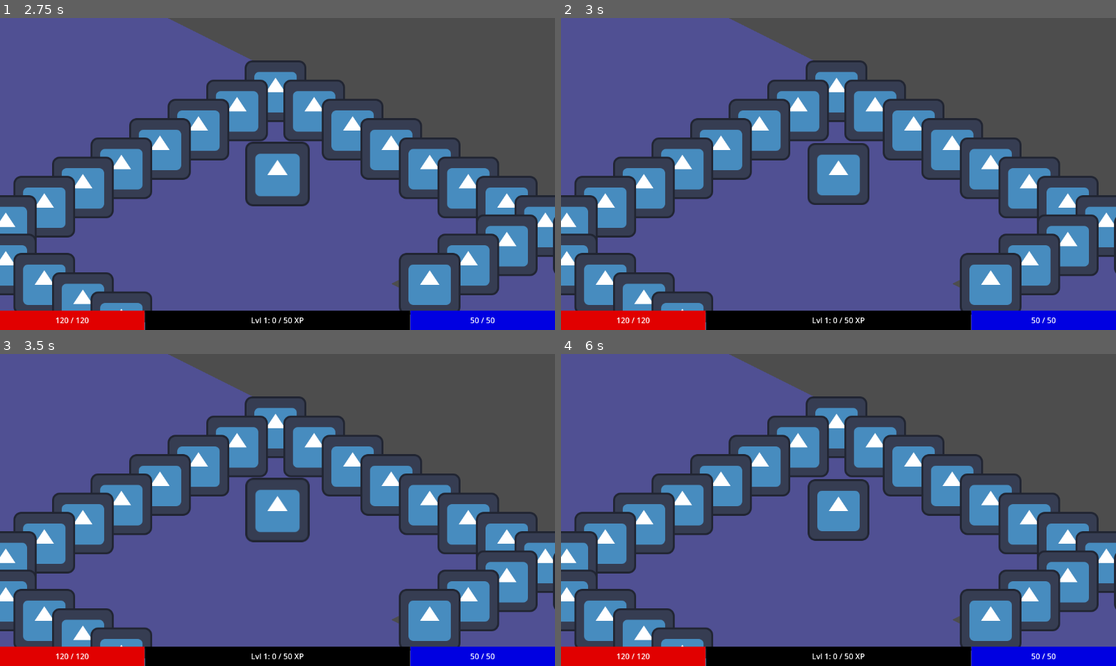
Above: before the commit, frames 1-4 (two rows, left to right).
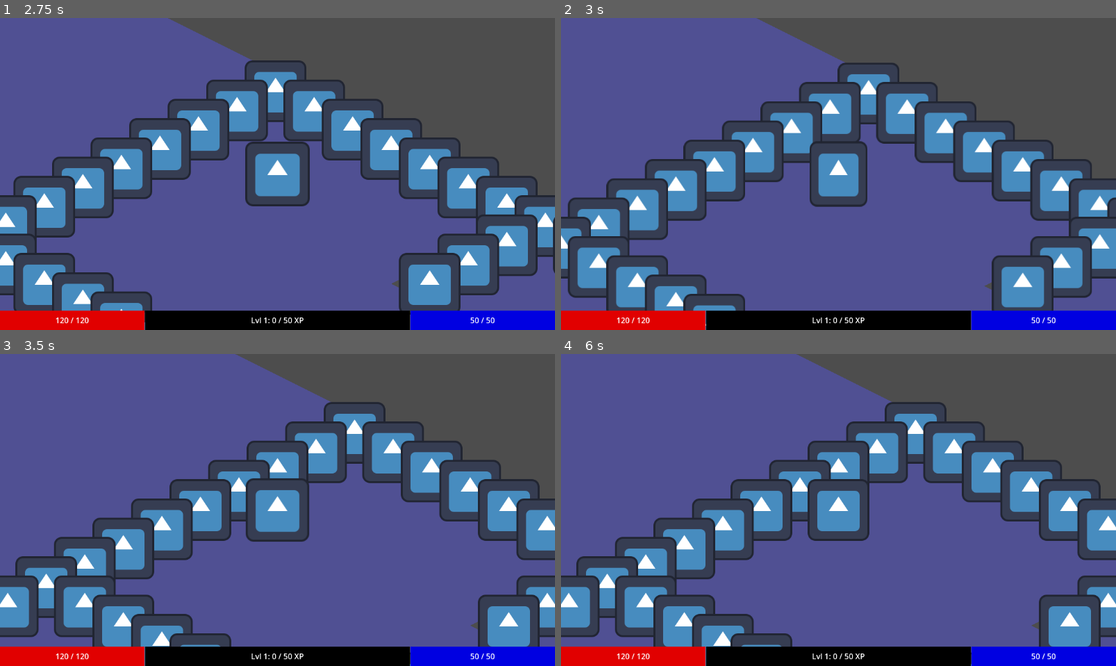
Above: after the commit, the same moments.

Repository: PietPadda/Godot_2D_ARPG
Game: Godot game, scene res://scenes/ui/main_menu.tscn
Same seed, same stepped clock (60 frames per second), same inputs: the game is played once before the commit and once after it. The engine's default icon, where the game draws it, is replaced by a stand-in: a white triangle on a blue panel in a dark square.
Inputs (mouse positions are in pixels of both pictures, inside the frame that each line leads up to):
- Up to frame 1 (2.75 s): click (22, 42) at 0.52 s; type "12" at 0.6 s; click "Host Game" at 1.25 s; tap Enter at 2 s; move the mouse to (399, 158) at 2.02 s; hold E (interact) from 2.03 s (still down); click (399, 158) at 2.17 s
- Up to frame 2 (3 s): tap Space at 2.75 s; move the mouse to (727, 189) at 2.77 s; release E (interact) at 2.78 s; click (727, 189) at 2.85 s
- Up to frame 3 (3.5 s): no input
- Up to frame 4 (6 s): move the mouse to (894, 441) at 3.52 s; tap I (toggle_character_sheet) at 3.6, 5.85 s; click (894, 441) at 3.67 s; tap Enter at 4.25, 5.75 s; move the mouse to (938, 369) at 4.27 s; tap E (interact) at 4.35 s; click (938, 369) at 4.42 s; tap Space at 5 s; move the mouse to (938, 400) at 5.02 s; press the mouse at (938, 400) at 5.03 s; move the mouse to (938, 435) at 5.77 s; release the mouse at (938, 435) at 5.78 s; click (938, 435) at 5.92 s

Frame 1 is identical in both runs. In frame 2, 29% of the frame differs, in the area x 0-100%, y 0-99%; in frame 3, 39%, in the area x 0-100%, y 0-100%; in frame 4, 39%.

Commit message:
fix(grid): correct A* path indexing to fix movement

Diff:
--- a/scripts/core/grid_manager.gd
+++ b/scripts/core/grid_manager.gd
@@ -125,21 +125,22 @@
 	# Generate a potential path.
 	var full_path = find_path(start_coord, end_coord, character)
 
-	# THE REAL FIX: If a path exists, THEN we process it.
-	if not full_path.is_empty():
-		# This code now only runs when we are GUARANTEED to have a valid path.
-		# If a path exists, we can safely access its first element.
-		var next_tile = world_to_map(full_path[0])
+	# THE ACTUAL REAL FIX: A movable path must contain more than just the starting point.
+	# We need to check if the path has at least 2 points (our current location, and the first step).
+	if full_path.size() > 1:
+		# The first element (index 0) is our current tile.
+		# The second element (index 1) is the first actual step we need to take.
+		var first_step_world_pos = full_path[1]
+		var next_tile = world_to_map(first_step_world_pos)
 		# We call occupy_tile LOCALLY, not as an RPC.
 		var success = occupy_tile(character, next_tile)
 
 		if success:
-			# Only add the first step of the path to the final path.
-			final_path.append(full_path[0])
-		# If success is false, final_path remains empty, telling the character to wait.
-
-	# If full_path was empty, the entire 'if' block is skipped, and we correctly
-	# send an empty final_path, telling the character to wait.
+			# If we successfully reserved the tile, add that step to our path.
+			final_path.append(first_step_world_pos)
+
+	# If full_path has 1 or 0 elements, it means there's no valid step to take.
+	# The 'if' block is skipped, and we correctly send an empty final_path.
 
 	# Deliver the final, validated (or empty) path to the character.
 	if character.is_multiplayer_authority(): # Is it the host's character?
